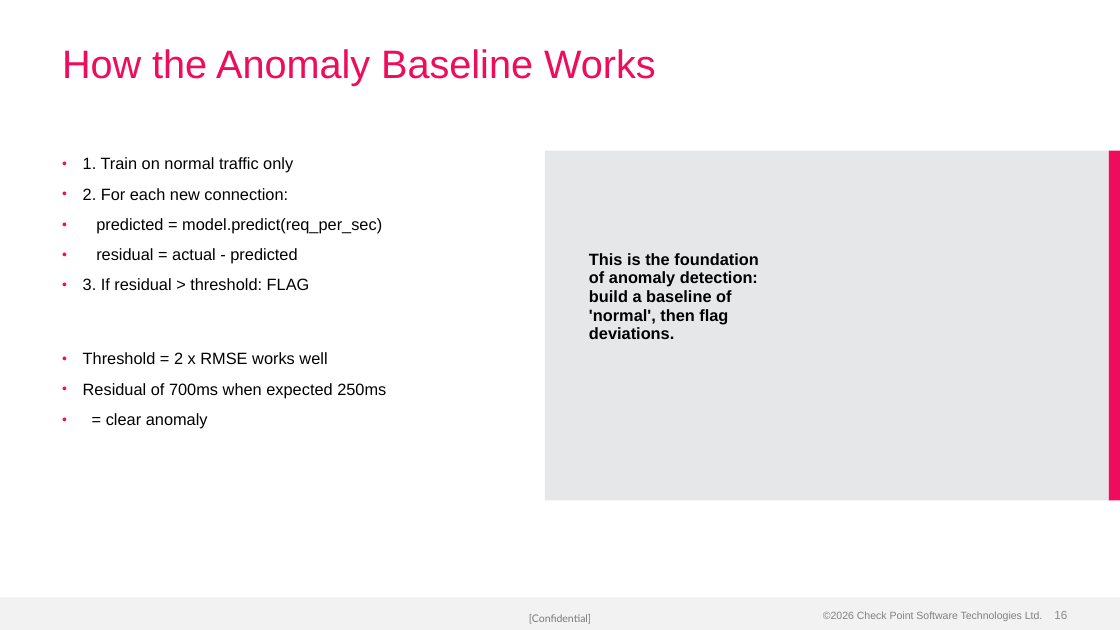
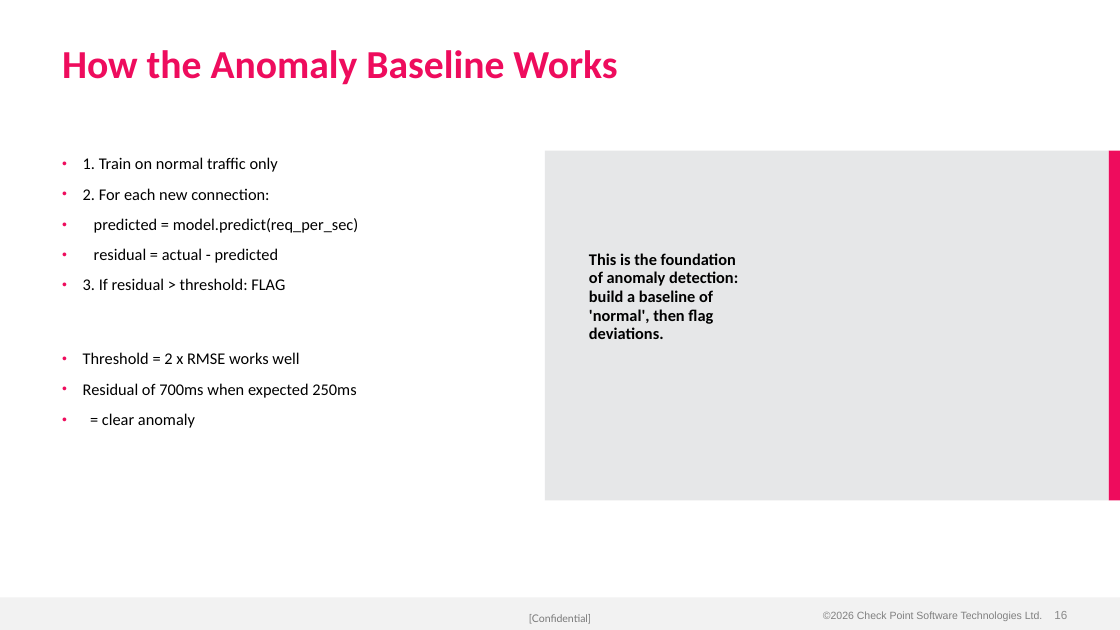
Before and after one commit to alshawwaf/ai-basic-training, a slide deck: slide 16 of stage1_classic_ml/02_linear_regression/Lecture-2-Linear-Regression.pptx. Drawn at 1120x630 pixels with LibreOffice and Linux fonts; fonts in the diff are those of the drawing; background and template pictures are left out. Boxes give left, top, right and bottom in pixels: in the first picture for what was removed or moved away, otherwise in the second. Text is boxed around its words. In the diff, an @@ line names an element or a change of style, - is before the commit and + after.

Commit message:
Apply Calibri font and bold headers to all 17 lectures; improve Lecture 1
- All lectures: switched every text run to Calibri, made slide titles bold
- Lecture 1: rebuilt with 29 slides (was 28), 14 images (was 13)
  - Added new Real-World Example slide (phishing URL detection pipeline)
  - Improved vocabulary slide with bold term/definition formatting
  - Better bullet hierarchy with colour-coded categories
  - All matplotlib charts regenerated with Calibri labels

```diff
--- a/stage1_classic_ml/02_linear_regression/Lecture-2-Linear-Regression.pptx
+++ b/stage1_classic_ml/02_linear_regression/Lecture-2-Linear-Regression.pptx
@@ title "How the Anomaly Baseline Works" at (62, 50, 617, 85): font Arial to Calibri, bold on @@
@@ text "1. Train on normal traffic ..." at (83, 157, 359, 428): font Arial to Calibri @@
@@ text "This is the foundation" at (589, 253, 738, 339): font Arial to Calibri @@
```
Also in this commit, not shown: 20 other slides changed, 16 other files.
